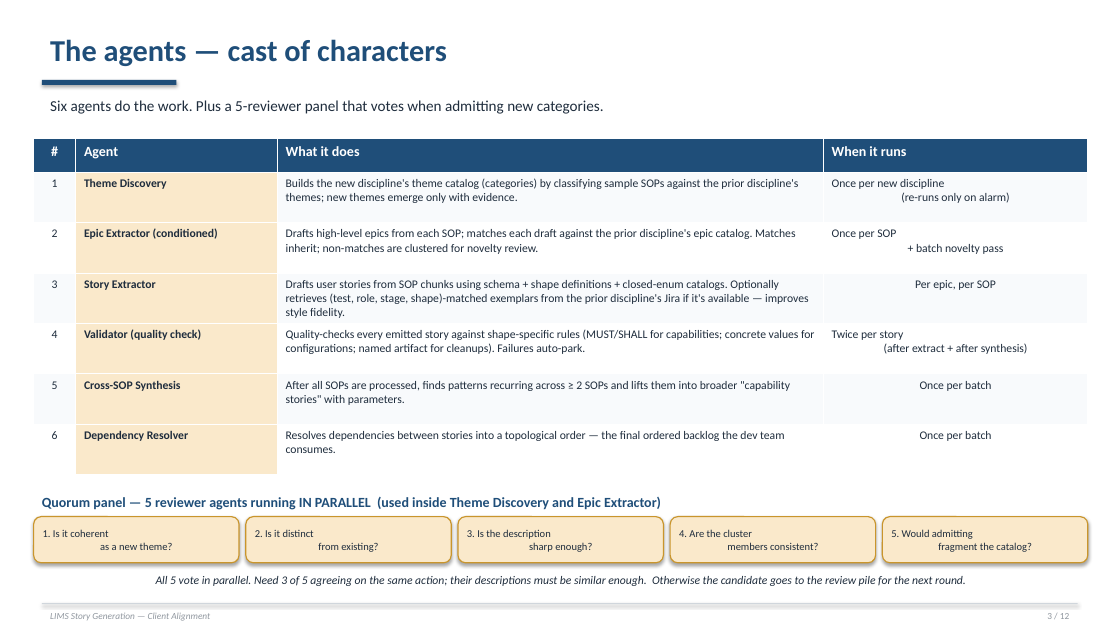
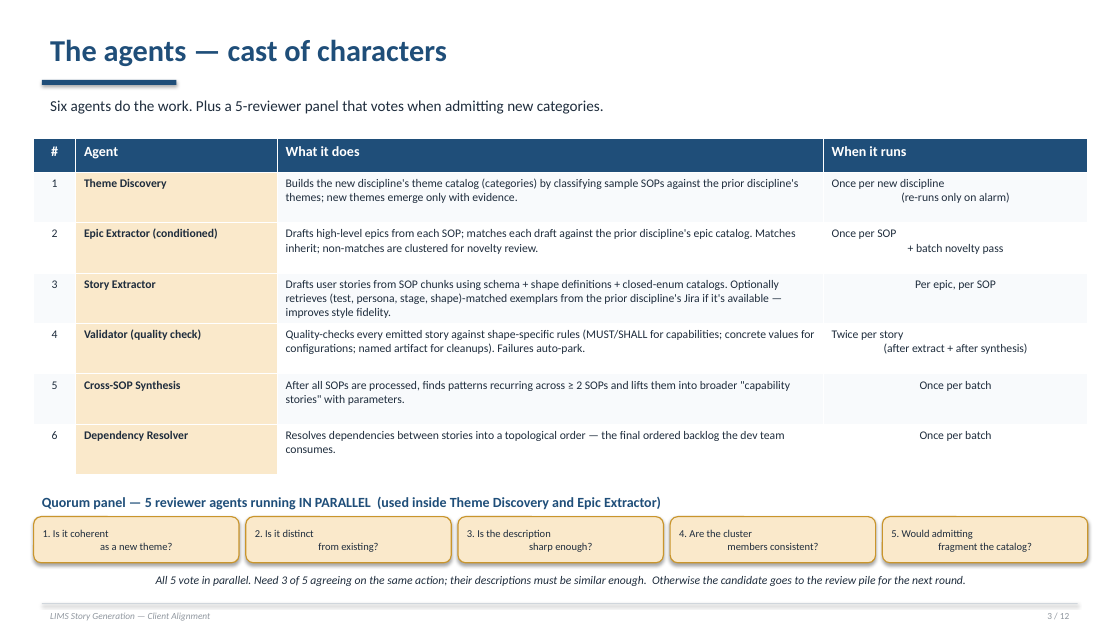
Before and after one commit to Rajneesh-Tiwari/LabReq_agent, a slide deck: slide 3 of client_alignment_deck.pptx. Drawn at 1120x630 pixels with LibreOffice and Linux fonts; fonts in the diff are those of the drawing. Boxes give left, top, right and bottom in pixels: in the first picture for what was removed or moved away, otherwise in the second. Text is boxed around its words. In the diff, an @@ line names an element or a change of style, - is before the commit and + after.

```diff
--- a/client_alignment_deck.pptx
+++ b/client_alignment_deck.pptx
@@ table at (34,139,1088,475) @@
-row 4, column 3: Drafts user stories from SOP chunks using schema + shape definitions + closed-enum catalogs. Optionally retrieves (test, role, stage, shape)-matched exemplars from the prior discipline's Jira if it's available — improves style fidelity.
+row 4, column 3: Drafts user stories from SOP chunks using schema + shape definitions + closed-enum catalogs. Optionally retrieves (test, persona, stage, shape)-matched exemplars from the prior discipline's Jira if it's available — improves style fidelity.
```
Also in this commit, not shown: 8 other slides changed, 1 other file.
